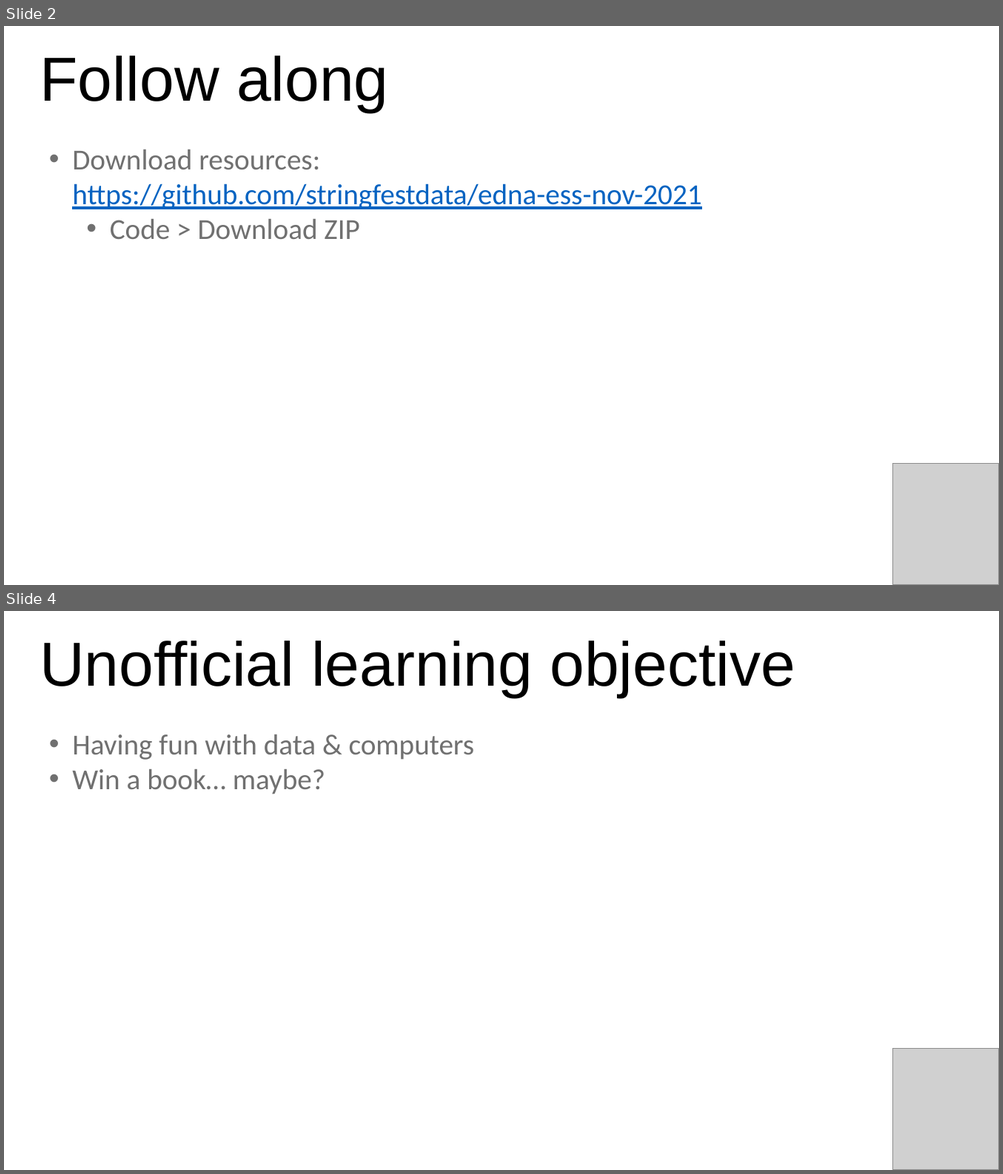
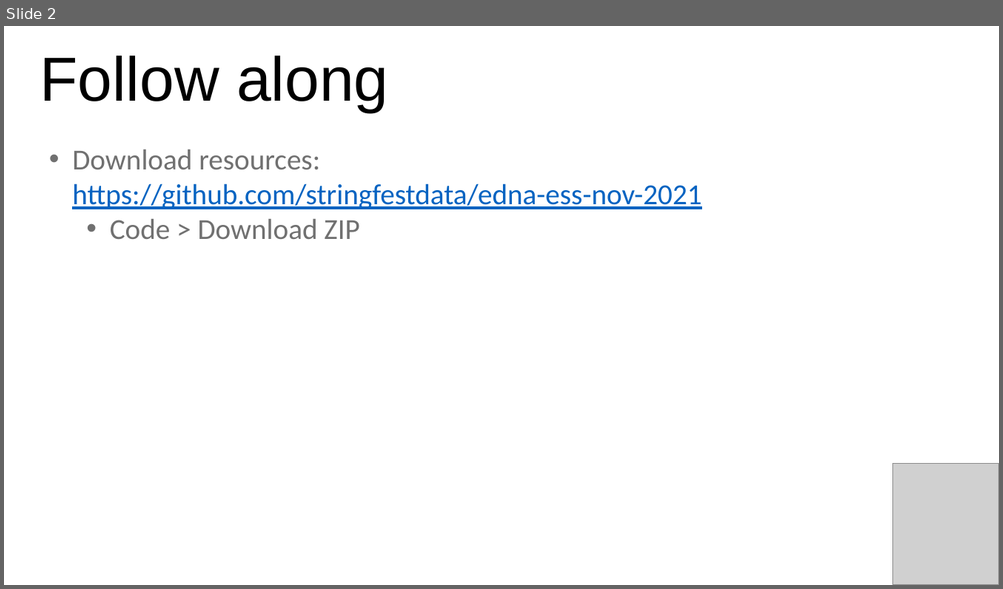
Before and after one commit to stringfestdata/edna-ess-nov-2021, a slide deck: python-for-excel-ess.pptx. Shown one above the other, each under a label of ours: slides 2 and 4 before the commit, slide 2 after it; the slides between them are not shown. The pictures are 1003x1174 and 1003x589 pixels, drawn with LibreOffice and Linux fonts; fonts in the diff are those of the drawing; grey boxes stand for pictures. Boxes give left, top, right and bottom in pixels: in the first picture for what was removed or moved away, otherwise in the second. Text is boxed around its words. In the diff, an @@ line names an element or a change of style, - is before the commit and + after.

```diff
--- a/python-for-excel-ess.pptx
+++ b/python-for-excel-ess.pptx
@@ slide 4 removed at [4,611,999,1170], background #FFFFFF @@
@@ text removed at [40,641,794,697] @@
-Unofficial learning objective
@@ text removed at [72,735,475,795] @@
-• Having fun with data & computers
-• Win a book… maybe?
@@ picture removed at [893,1049,999,1170] @@
```
Also in this commit, not shown: 1 slide added, 19 other slides removed.
